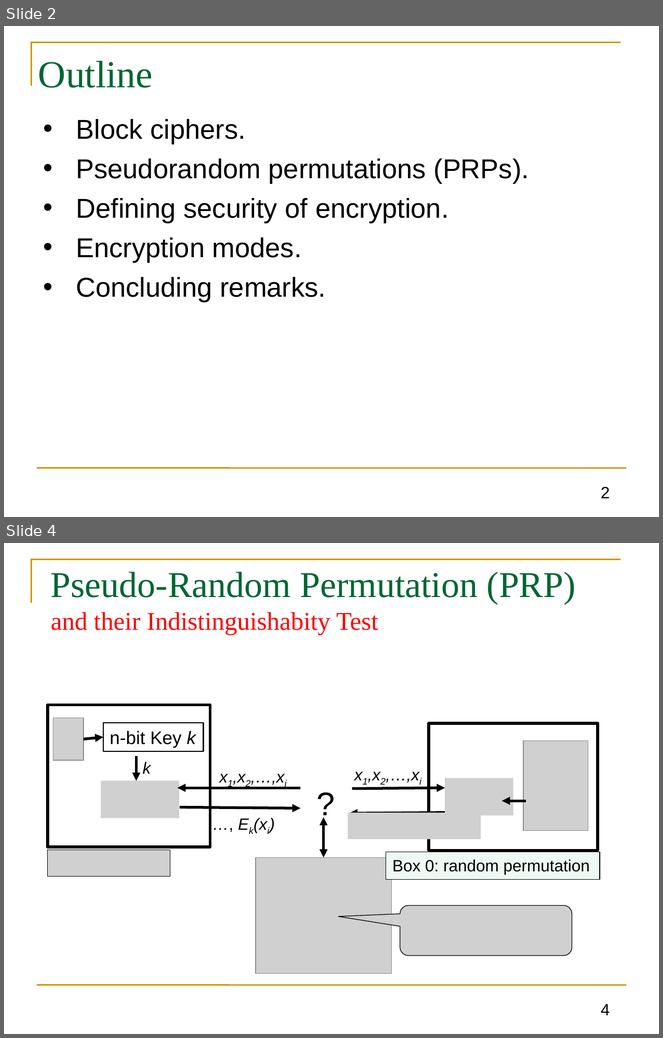
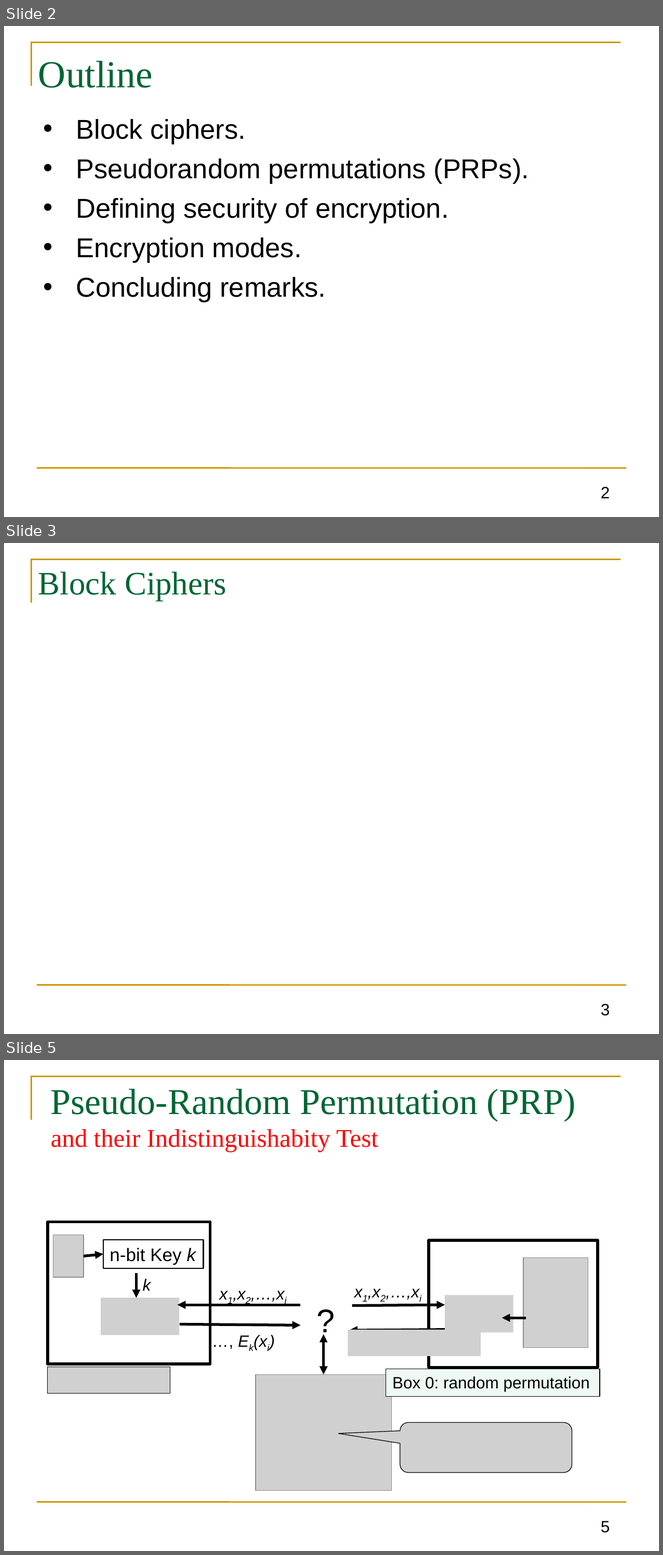
Before and after one commit to GhadaAlmashaqbeh/GhadaAlmashaqbeh.github.io, a slide deck: courses/cse3400-s2021/lecture4.pptx. Shown one above the other, each under a label of ours: slides 2 and 4 before the commit, slides 2, 3 and 5 after it; the slides between them are not shown. The pictures are 663x1038 and 663x1555 pixels, drawn with LibreOffice and Linux fonts; fonts in the diff are those of the drawing; grey boxes stand for pictures. Boxes give left, top, right and bottom in pixels: in the first picture for what was removed or moved away, otherwise in the second. Text is boxed around its words. In the diff, an @@ line names an element or a change of style, - is before the commit and + after.

```diff
--- a/courses/cse3400-s2021/lecture4.pptx
+++ b/courses/cse3400-s2021/lecture4.pptx
@@ slide 3 added at (4, 543, 659, 1034), background #FFFFFF; not listed: 2 template elements that a slide beside it also shows @@
@@ title added at (38, 572, 227, 601), 36 pt, text #006633 @@
+Block Ciphers
@@ page number added at (601, 1004, 610, 1016), 18 pt, text #000000 @@
+3
@@ what was slide 4 is now slide 5 @@
@@ page number at (601, 1521, 610, 1533): text changed @@
-4
+5
```
Also in this commit, not shown: 5 slides changed, 2 other slides added, 2 slides removed, 2 other files.
